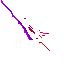
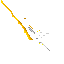
Comparing the layer stacks of the two 64 x 64 images. Changes:
added layer "Copie de exe_lilac_mpbl_charging_2_e.png" above "exe_lilac_mpbl_charging_2_e.png" over [1,0,50,51]
